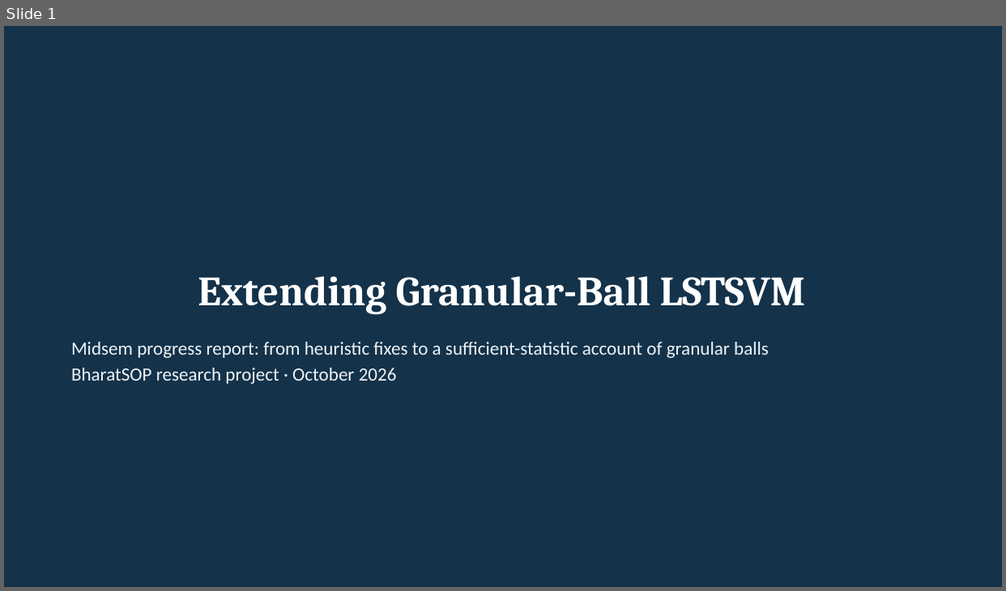
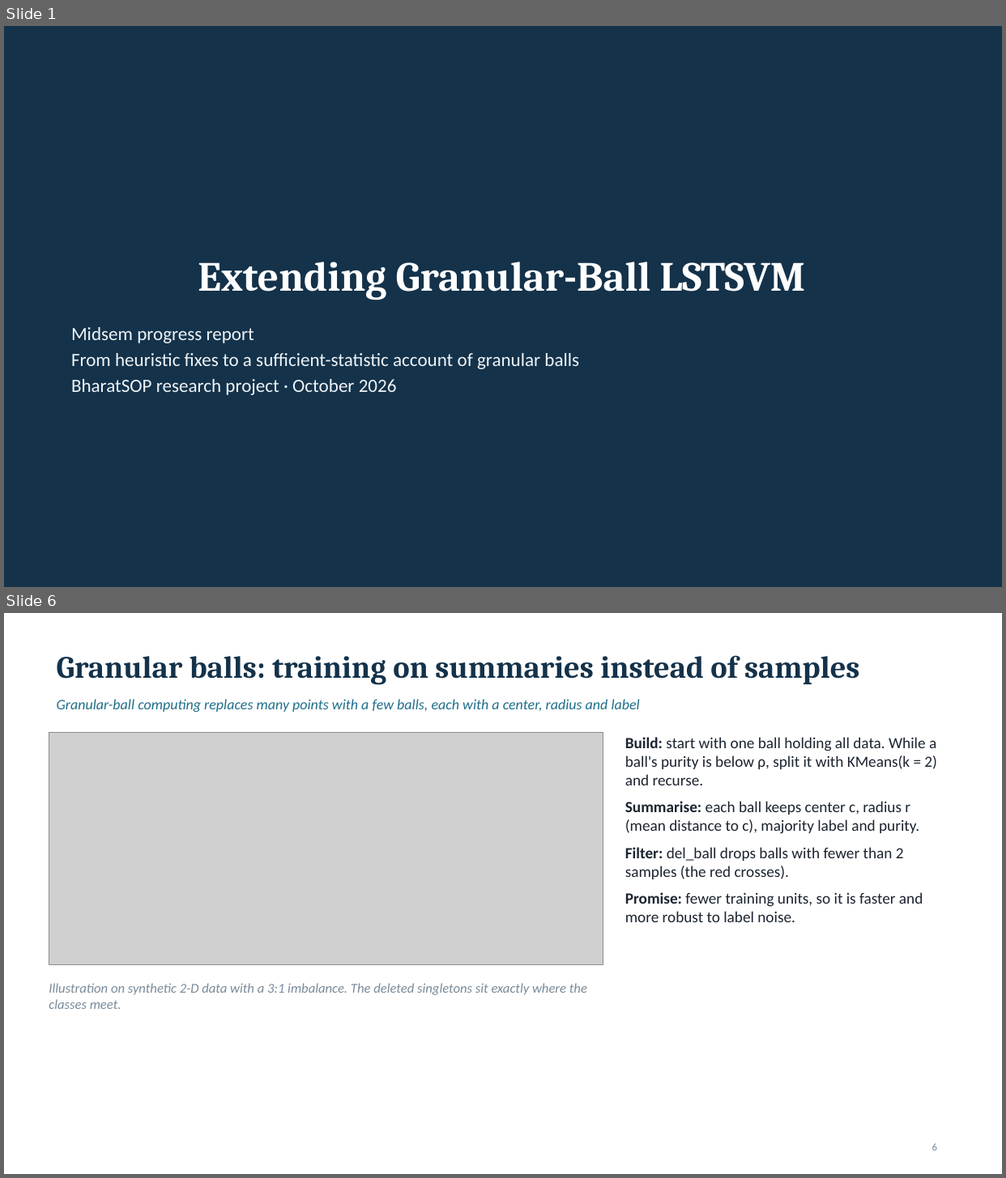
Before and after one commit to Toast24/GBLSTSVM-Ex, a slide deck: docs/midsem/GBLSTSVM_Midsem_Progress.pptx. Shown one above the other, each under a label of ours: slide 1 before the commit, slides 1 and 6 after it; the slides between them are not shown. The pictures are 1006x591 and 1006x1178 pixels, drawn with LibreOffice and Linux fonts; fonts in the diff are those of the drawing; grey boxes stand for pictures. Boxes give left, top, right and bottom in pixels: in the first picture for what was removed or moved away, otherwise in the second. Text is boxed around its words. In the diff, an @@ line names an element or a change of style, - is before the commit and + after.

```diff
--- a/docs/midsem/GBLSTSVM_Midsem_Progress.pptx
+++ b/docs/midsem/GBLSTSVM_Midsem_Progress.pptx
@@ slide 6 added at [4,613,1002,1174], background #FFFFFF @@
@@ title added at [57,655,859,685], 30 pt, text #14324A, bold @@
+Granular balls: training on summaries instead of samples
@@ text added at [57,699,640,712], 14 pt, text #1F6F8B, italic @@
+Granular-ball computing replaces many points with a few balls, each with a center, radius and label
@@ picture added at [49,733,603,965] @@
@@ text added at [625,737,937,922], 15 pt, text #1B2430 @@
+• Build: start with one ball holding all data. While a ball's purity is below ρ, split it with KMeans(k = 2) and recurse.
+• Summarise: each ball keeps center c, radius r (mean distance to c), majority label and purity.
+• Filter: del_ball drops balls with fewer than 2 samples (the red crosses).
+• Promise: fewer training units, so it is faster and more robust to label noise.
@@ text added at [49,983,587,1009], 13 pt, text #7A8B99, italic @@
+Illustration on synthetic 2-D data with a 3:1 imbalance. The deleted singletons sit exactly where the classes meet.
@@ page number added at [932,1144,937,1151], 10 pt, text #7A8B99 @@
+6
@@ slide 1 changed as well @@
@@ title "Extending Granular-Ball LSTSVM": place and size @@
-title "Extending Granular-Ball LSTSVM" at [198,276,806,315]
+title "Extending Granular-Ball LSTSVM" at [198,262,806,300]
@@ text "Midsem progress report": place and size @@
-text "Midsem progress report" at [71,342,769,384]
+text "Midsem progress report" at [71,327,579,395]
@@ text at [71,327,579,369]: text changed @@
-Midsem progress report: from heuristic fixes to a sufficient-statistic account of granular balls
+Midsem progress report
+From heuristic fixes to a sufficient-statistic account of granular balls
```
Also in this commit, not shown: 7 other slides changed, 43 other slides added, 6 slides removed, 49 other files.
